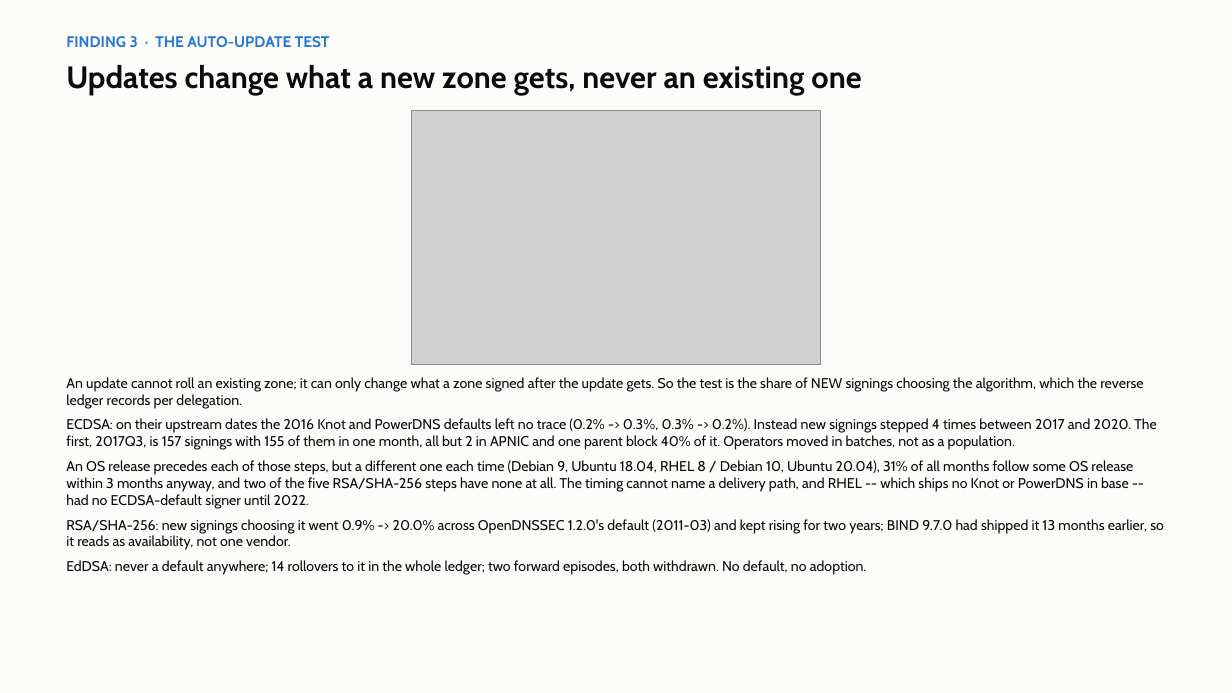
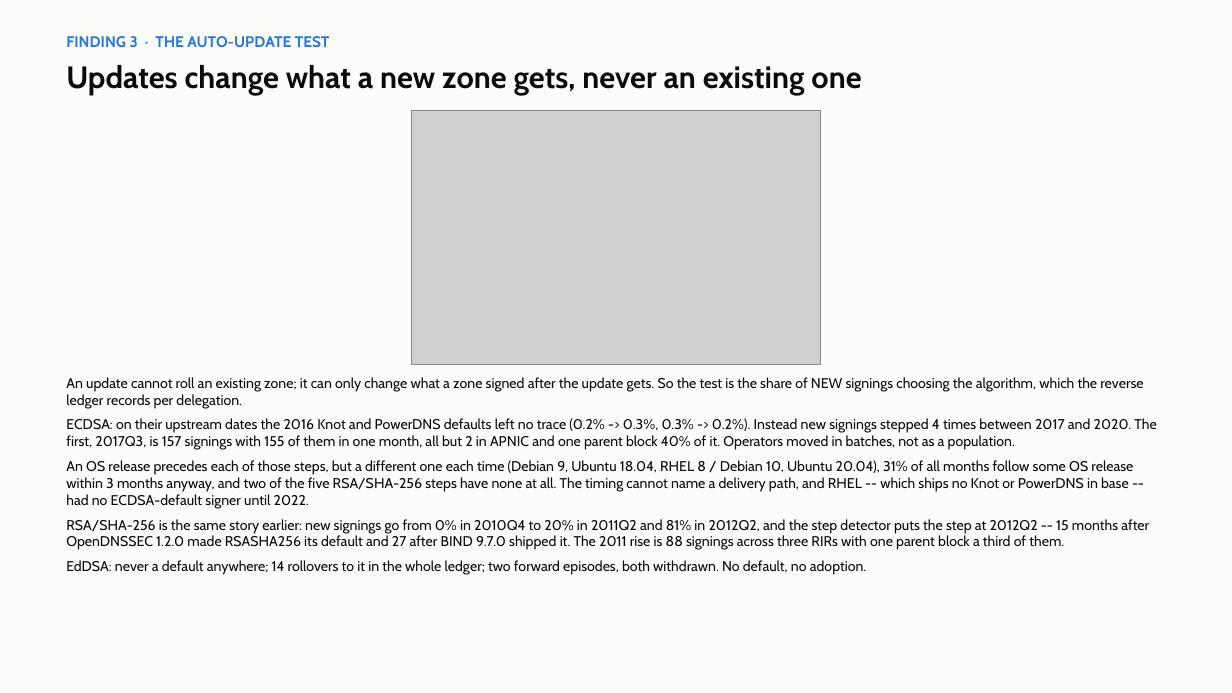
Before and after one commit to j776w781/rfc_adoption, a slide deck: slide 5 of out/analysis/dnssec_software_summary.pptx. Drawn at 1232x693 pixels with LibreOffice and Linux fonts; fonts in the diff are those of the drawing; grey boxes stand for pictures. Boxes give left, top, right and bottom in pixels: in the first picture for what was removed or moved away, otherwise in the second. Text is boxed around its words. In the diff, an @@ line names an element or a change of style, - is before the commit and + after.

```diff
--- a/out/analysis/dnssec_software_summary.pptx
+++ b/out/analysis/dnssec_software_summary.pptx
@@ text at [66, 519, 1149, 550]: text changed @@
-RSA/SHA-256: new signings choosing it went 0.9% -> 20.0% across OpenDNSSEC 1.2.0's default (2011-03) and kept rising for two years; BIND 9.7.0 had shipped it 13 months earlier, so it reads as availability, not one vendor.
+RSA/SHA-256 is the same story earlier: new signings go from 0% in 2010Q4 to 20% in 2011Q2 and 81% in 2012Q2, and the step detector puts the step at 2012Q2 -- 15 months after OpenDNSSEC 1.2.0 made RSASHA256 its default and 27 after BIND 9.7.0 shipped it. The 2011 rise is 88 signings across three RIRs with one parent block a third of them.
```
Also in this commit, not shown: 5 other slides changed, 8 other files.
